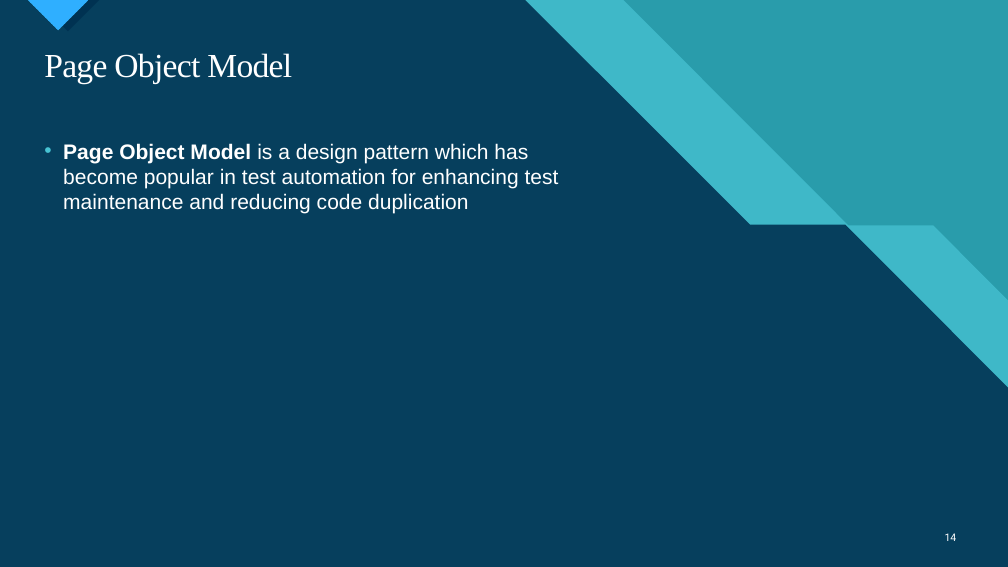
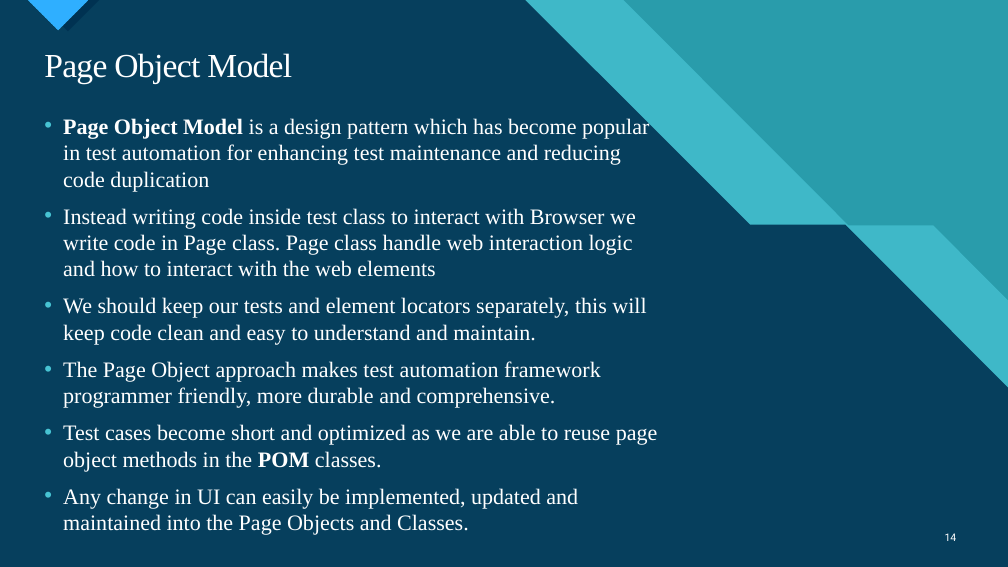
Before and after one commit to ngohungphuc/Presentation, a slide deck: slide 14 of Selenium/Specflow/Web Automation Test with Specflow.pptx. Drawn at 1008x567 pixels with LibreOffice and Linux fonts; fonts in the diff are those of the drawing. Boxes give left, top, right and bottom in pixels: in the first picture for what was removed or moved away, otherwise in the second. Text is boxed around its words. In the diff, an @@ line names an element or a change of style, - is before the commit and + after.

```diff
--- a/Selenium/Specflow/Web Automation Test with Specflow.pptx
+++ b/Selenium/Specflow/Web Automation Test with Specflow.pptx
@@ text "Page Object Model is a ...": place and size @@
-text "Page Object Model is a ..." at <box>63,143,559,214</box>
+text "Page Object Model is a ..." at <box>63,116,658,535</box>
@@ text at <box>63,116,649,191</box>: size 20 to 21 pt, font Arial to Times New Roman in "Page Object Model is a design pattern ..." @@
@@ text at <box>63,208,658,535</box>: paragraphs added @@
+• Instead writing code inside test class to interact with Browser we write code in Page class. Page class handle web interaction logic and how to interact with the web elements
+• We should keep our tests and element locators separately, this will keep code clean and easy to understand and maintain.
+• The Page Object approach makes test automation framework programmer friendly, more durable and comprehensive.
+• Test cases become short and optimized as we are able to reuse page object methods in the POM classes.
+• Any change in UI can easily be implemented, updated and maintained into the Page Objects and Classes.
```
